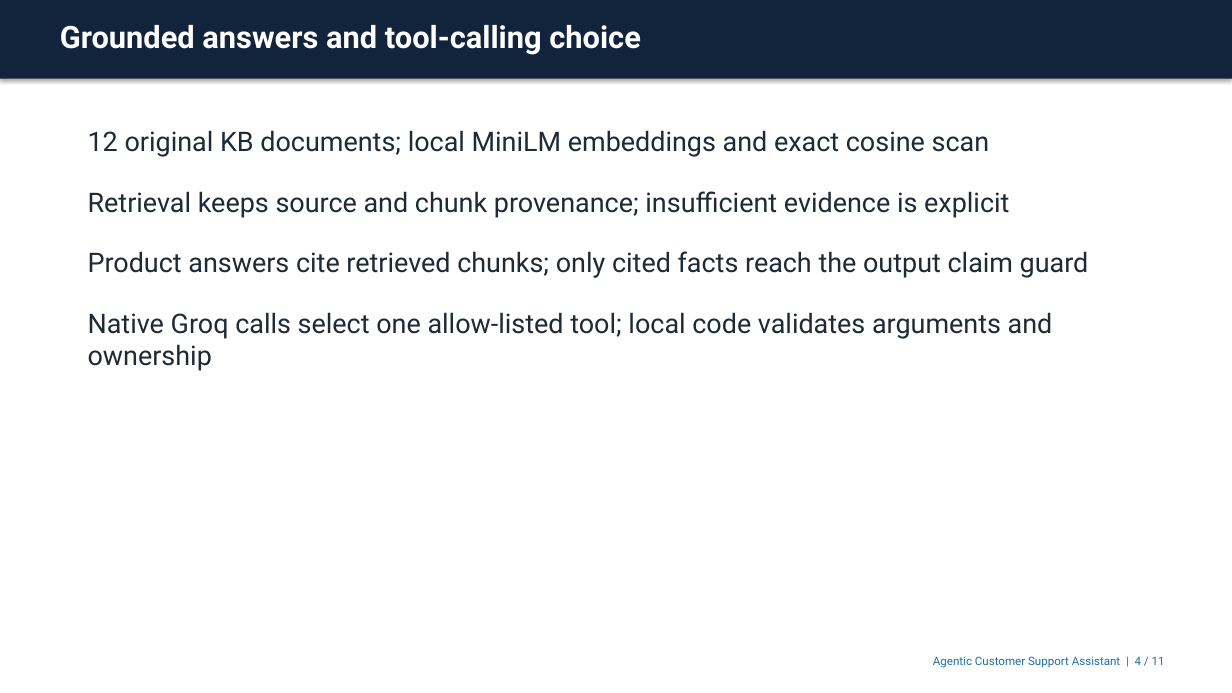
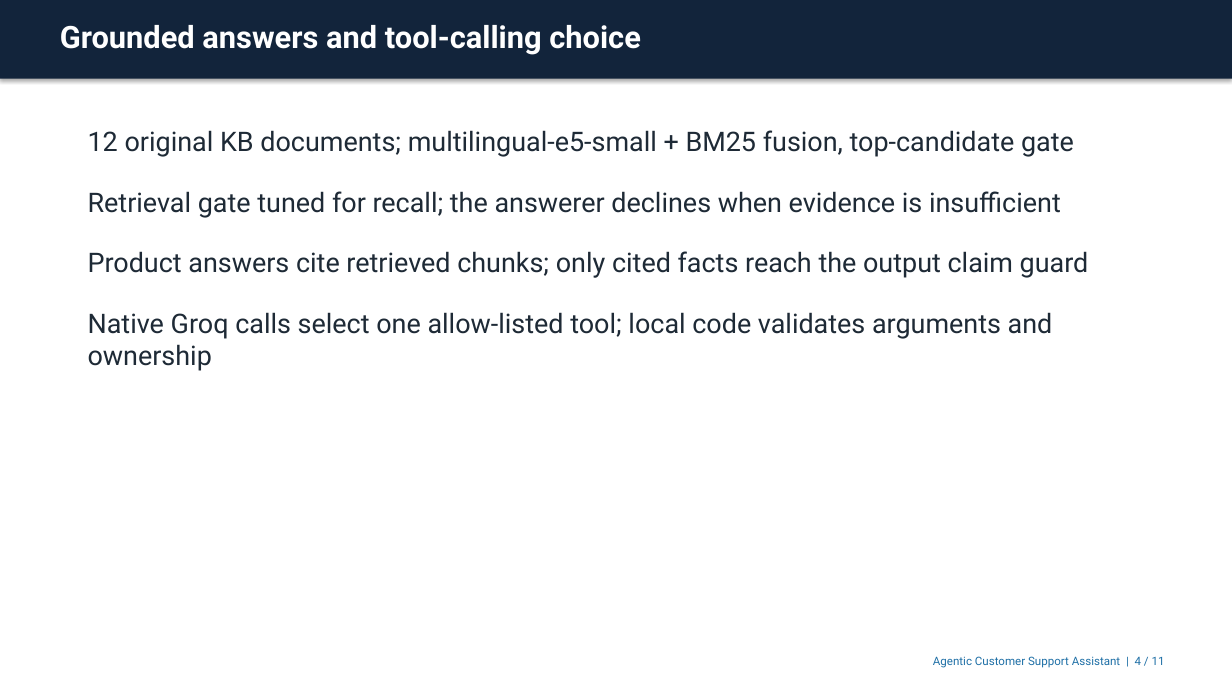
Before and after one commit to amit253/Agentic-Customer-Support-Assistant, a slide deck: slide 4 of presentation/agentic-customer-support.pptx. Drawn at 1232x693 pixels with LibreOffice and Linux fonts; fonts in the diff are those of the drawing. Boxes give left, top, right and bottom in pixels: in the first picture for what was removed or moved away, otherwise in the second. Text is boxed around its words. In the diff, an @@ line names an element or a change of style, - is before the commit and + after.

```diff
--- a/presentation/agentic-customer-support.pptx
+++ b/presentation/agentic-customer-support.pptx
@@ text at (88, 130, 1074, 218): text changed @@
-12 original KB documents; local MiniLM embeddings and exact cosine scan
-Retrieval keeps source and chunk provenance; insufficient evidence is explicit
+12 original KB documents; multilingual-e5-small + BM25 fusion, top-candidate gate
+Retrieval gate tuned for recall; the answerer declines when evidence is insufficient
```
Also in this commit, not shown: 4 other slides changed, 17 other files.
